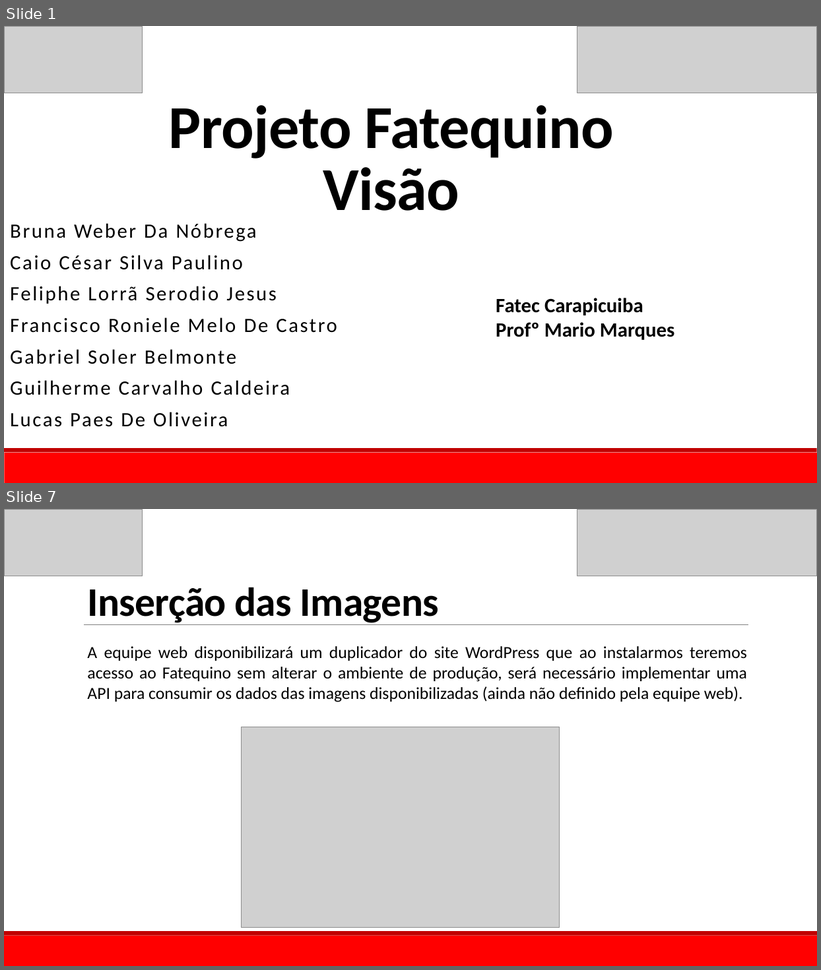
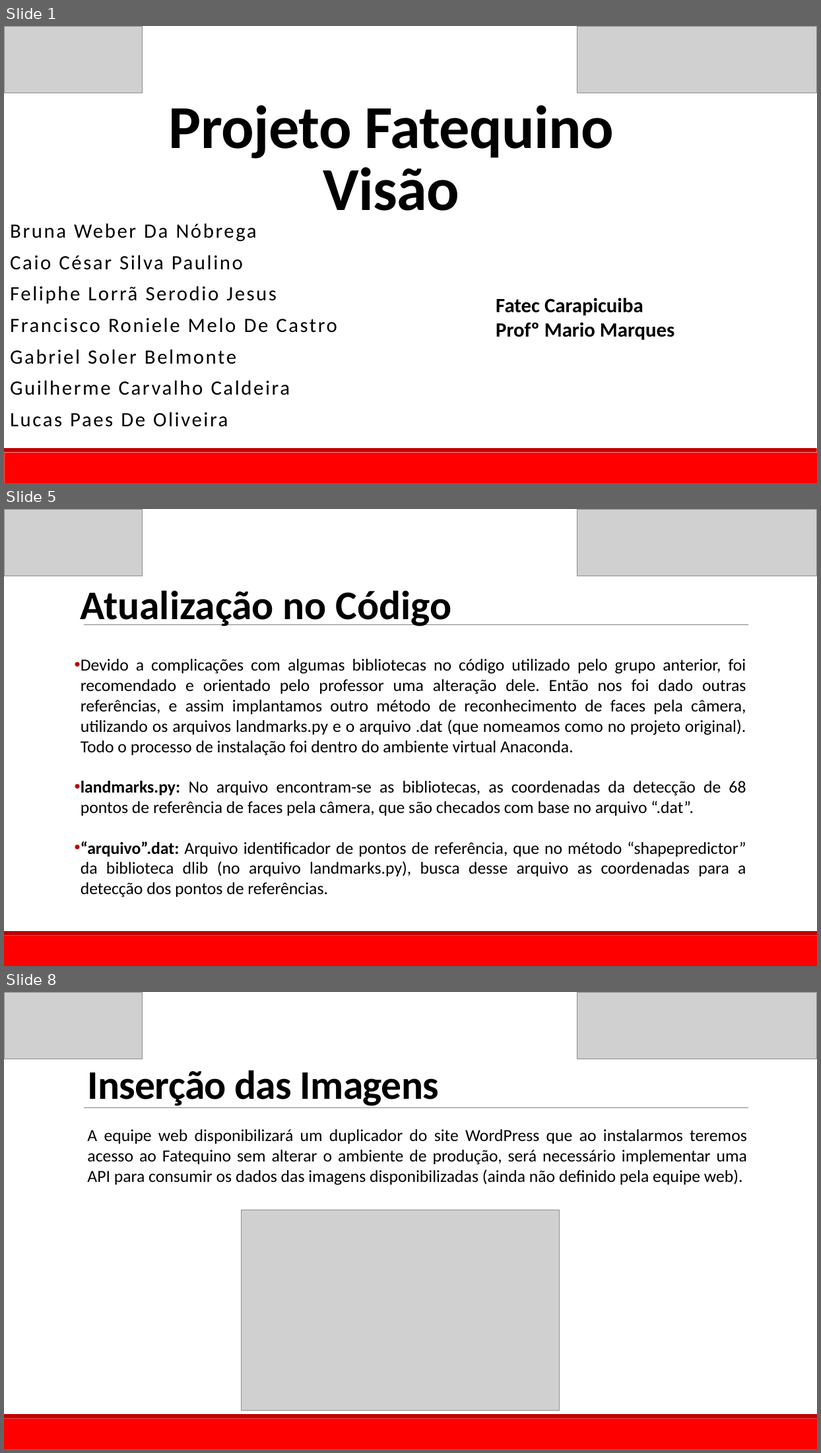
Before and after one commit to Fatequino/Fatequino, a slide deck: Visão/Documentação/Projeto_Fatequino_-_Visão.pptx. Shown one above the other, each under a label of ours: slides 1 and 7 before the commit, slides 1, 5 and 8 after it; the slides between them are not shown. The pictures are 821x970 and 821x1453 pixels, drawn with LibreOffice and Linux fonts; fonts in the diff are those of the drawing; grey boxes stand for pictures. Boxes give left, top, right and bottom in pixels: in the first picture for what was removed or moved away, otherwise in the second. Text is boxed around its words. In the diff, an @@ line names an element or a change of style, - is before the commit and + after.

```diff
--- a/Visão/Documentação/Projeto_Fatequino_-_Visão.pptx
+++ b/Visão/Documentação/Projeto_Fatequino_-_Visão.pptx
@@ slide 5 added at (x1=4, y1=509, x2=817, y2=966), background #FFFFFF; not listed: 3 template elements that a slide beside it also shows @@
@@ picture added at (x1=4, y1=509, x2=143, y2=576) @@
@@ picture added at (x1=578, y1=509, x2=817, y2=576) @@
@@ text added at (x1=81, y1=590, x2=451, y2=626), 48 pt, text #000000, bold @@
+Atualização no Código
@@ text added at (x1=81, y1=659, x2=746, y2=898), 20 pt, text #000000 @@
+• Devido a complicações com algumas bibliotecas no código utilizado pelo grupo anterior, foi recomendado e orientado pelo professor uma alteração dele. Então nos foi dado outras referências, e assim implantamos outro método de reconhecimento de faces pela câmera, utilizando os arquivos landmarks.py e o arquivo .dat (que nomeamos como no projeto original). Todo o processo de instalação foi dentro do ambiente virtual Anaconda.
+• landmarks.py: No arquivo encontram-se as bibliotecas, as coordenadas da detecção de 68 pontos de referência de faces pela câmera, que são checados com base no arquivo “.dat”.
+• “arquivo”.dat: Arquivo identificador de pontos de referência, que no método “shapepredictor” da biblioteca dlib (no arquivo landmarks.py), busca desse arquivo as coordenadas para a detecção dos pontos de referências.
@@ what was slide 7 is now slide 8 @@
```
Also in this commit, not shown: 5 slides changed, 5 other files.
